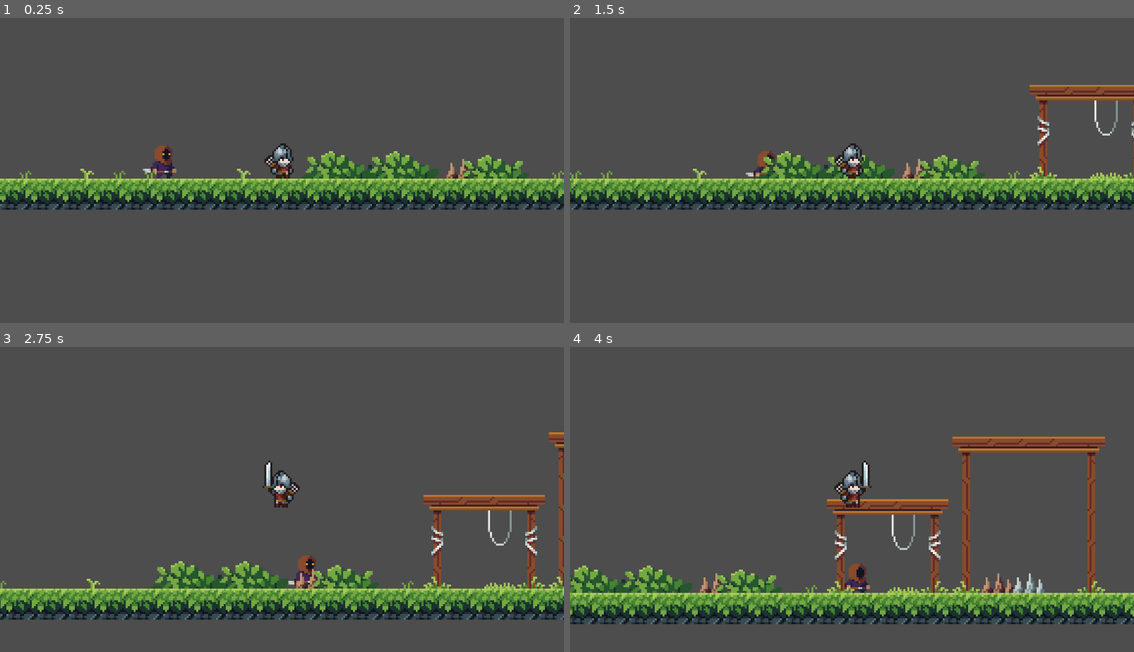
Above: before the commit, frames 1-4 (two rows, left to right).
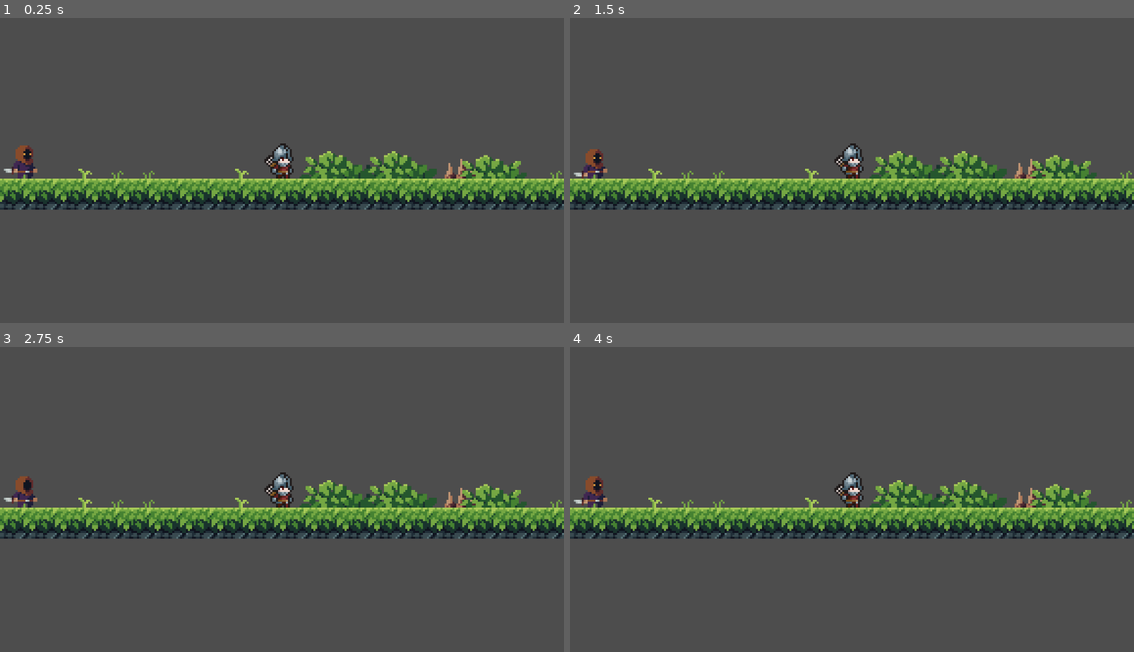
Above: after the commit, the same moments.

Repository: Sekaii22/super-gd-game
Game: Godot game, scene res://Assets/Scenes/game.tscn
Two runs of this game, one before a commit and one after it. Both use one fixed random seed, a clock stepped at 60 frames per second and the inputs below.
Inputs (mouse positions are in pixels of both pictures, inside the frame that each line leads up to):
- Up to frame 1 (0.25 s): no input
- Up to frame 2 (1.5 s): move the mouse to (976, 149) at 0.52 s; hold D (move-right) from 0.53 s (still down); click (976, 149) at 0.6 s; tap Space (jump) at 0.77, 0.8, 1.07, 1.35 s; move the mouse to (739, 179) at 1.27 s
- Up to frame 3 (2.75 s): tap Space (jump) at 1.52, 1.82, 2.3 s; click (169, 508) at 1.55 s; move the mouse to (338, 423) at 2.02 s; release D (move-right) at 2.03 s; hold A (move-left) from 2.03 s (still down); click (338, 423) at 2.1 s
- Up to frame 4 (4 s): move the mouse to (823, 557) at 2.77 s; release A (move-left) at 2.78 s; hold D (move-right) from 2.78 s (still down); click (823, 557) at 2.85 s; tap Space (jump) at 3.02, 3.32, 3.6, 3.77 s; move the mouse to (1021, 542) at 3.52 s

The runs differ from the first frame. In frame 1, 6.9% of the frame differs, in the area x 0-100%, y 41-63%; in frame 2, 11%; in frame 3, 26%; in frame 4, 28%, in the area x 0-100%, y 29-91%.
Error after the commit: Parse Error: Identifier "animated_sprite" not declared in the current scope. (res://Assets/Scripts/player.gd:25)

Commit message:
Changed animation resposibility from AnimatedSprite2D to AnimationPlayer

Diff:
--- a/Assets/Scenes/enemy.tscn
+++ b/Assets/Scenes/enemy.tscn
@@ -28,6 +28,22 @@
 atlas = ExtResource("1_ot33t")
 region = Rect2(240, 64, 48, 32)
 
+[sub_resource type="AtlasTexture" id="AtlasTexture_dj8aj"]
+atlas = ExtResource("1_ot33t")
+region = Rect2(0, 96, 48, 32)
+
+[sub_resource type="AtlasTexture" id="AtlasTexture_jhlxs"]
+atlas = ExtResource("1_ot33t")
+region = Rect2(48, 96, 48, 32)
+
+[sub_resource type="AtlasTexture" id="AtlasTexture_rht5l"]
+atlas = ExtResource("1_ot33t")
+region = Rect2(96, 96, 48, 32)
+
+[sub_resource type="AtlasTexture" id="AtlasTexture_0mfkh"]
+atlas = ExtResource("1_ot33t")
+region = Rect2(144, 96, 48, 32)
+
 [sub_resource type="AtlasTexture" id="AtlasTexture_wwwyg"]
 atlas = ExtResource("1_ot33t")
 region = Rect2(0, 128, 48, 32)
@@ -35,22 +51,6 @@
 [sub_resource type="AtlasTexture" id="AtlasTexture_p4853"]
 atlas = ExtResource("1_ot33t")
 region = Rect2(48, 128, 48, 32)
-
-[sub_resource type="AtlasTexture" id="AtlasTexture_dj8aj"]
-atlas = ExtResource("1_ot33t")
-region = Rect2(0, 96, 48, 32)
-
-[sub_resource type="AtlasTexture" id="AtlasTexture_jhlxs"]
-atlas = ExtResource("1_ot33t")
-region = Rect2(48, 96, 48, 32)
-
-[sub_resource type="AtlasTexture" id="AtlasTexture_rht5l"]
-atlas = ExtResource("1_ot33t")
-region = Rect2(96, 96, 48, 32)
-
-[sub_resource type="AtlasTexture" id="AtlasTexture_0mfkh"]
-atlas = ExtResource("1_ot33t")
-region = Rect2(144, 96, 48, 32)
 
 [sub_resource type="AtlasTexture" id="AtlasTexture_siceg"]
 atlas = ExtResource("1_ot33t")
@@ -130,8 +130,25 @@
 "texture": SubResource("AtlasTexture_jq3vv")
 }],
 "loop": false,
-"name": &"Attack",
+"name": &"attack",
 "speed": 9.0
+}, {
+"frames": [{
+"duration": 1.0,
+"texture": SubResource("AtlasTexture_dj8aj")
+}, {
+"duration": 1.0,
+"texture": SubResource("AtlasTexture_jhlxs")
+}, {
+"duration": 1.0,
+"texture": SubResource("AtlasTexture_rht5l")
+}, {
+"duration": 1.0,
+"texture": SubResource("AtlasTexture_0mfkh")
+}],
+"loop": false,
+"name": &"death",
+"speed": 7.0
 }, {
 "frames": [{
 "duration": 1.0,
@@ -141,25 +158,8 @@
 "texture": SubResource("AtlasTexture_p4853")
 }],
 "loop": false,
-"name": &"Damaged",
+"name": &"hurt",
 "speed": 5.0
-}, {
-"frames": [{
-"duration": 1.0,
-"texture": SubResource("AtlasTexture_dj8aj")
-}, {
-"duration": 1.0,
-"texture": SubResource("AtlasTexture_jhlxs")
-}, {
-"duration": 1.0,
-"texture": SubResource("AtlasTexture_rht5l")
-}, {
-"duration": 1.0,
-"texture": SubResource("AtlasTexture_0mfkh")
-}],
-"loop": false,
-"name": &"Death",
-"speed": 7.0
 }, {
 "frames": [{
 "duration": 1.0,
@@ -184,7 +184,7 @@
 "texture": SubResource("AtlasTexture_wr75w")
 }],
 "loop": true,
-"name": &"Idle",
+"name": &"idle",
 "speed": 8.0
 }, {
 "frames": [{
@@ -210,7 +210,7 @@
 "texture": SubResource("AtlasTexture_jh2km")
 }],
 "loop": true,
-"name": &"Running",
+"name": &"run",
 "speed": 9.0
 }]
 
@@ -218,15 +218,233 @@
 radius = 4.5
 height = 18.0
 
-[node name="Enemy" type="AnimatedSprite2D"]
+[sub_resource type="Animation" id="Animation_e30as"]
+resource_name = "idle"
+length = 0.79
+loop_mode = 1
+tracks/0/type = "value"
+tracks/0/imported = false
+tracks/0/enabled = true
+tracks/0/path = NodePath("AnimatedSprite2D:animation")
+tracks/0/interp = 1
+tracks/0/loop_wrap = true
+tracks/0/keys = {
+"times": PackedFloat32Array(0),
+"transitions": PackedFloat32Array(1),
+"update": 1,
+"values": [&"idle"]
+}
+tracks/1/type = "value"
+tracks/1/imported = false
+tracks/1/enabled = true
+tracks/1/path = NodePath("AnimatedSprite2D:frame")
+tracks/1/interp = 1
+tracks/1/loop_wrap = true
+tracks/1/keys = {
+"times": PackedFloat32Array(0, 0.106667, 0.213333, 0.32, 0.426667, 0.533333, 0.64),
+"transitions": PackedFloat32Array(1, 1, 1, 1, 1, 1, 1),
+"update": 1,
+"values": [0, 1, 2, 3, 4, 5, 6]
+}
+
+[sub_resource type="Animation" id="Animation_bu1q4"]
+length = 0.001
+tracks/0/type = "value"
+tracks/0/imported = false
+tracks/0/enabled = true
+tracks/0/path = NodePath("AnimatedSprite2D:animation")
+tracks/0/interp = 1
+tracks/0/loop_wrap = true
+tracks/0/keys = {
+"times": PackedFloat32Array(0),
+"transitions": PackedFloat32Array(1),
+"update": 1,
+"values": [&"idle"]
+}
+tracks/1/type = "value"
+tracks/1/imported = false
+tracks/1/enabled = true
+tracks/1/path = NodePath("AnimatedSprite2D:frame")
+tracks/1/interp = 1
+tracks/1/loop_wrap = true
+tracks/1/keys = {
+"times": PackedFloat32Array(0),
+"transitions": PackedFloat32Array(1),
+"update": 1,
+"values": [0]
+}
+
+[sub_resource type="Animation" id="Animation_fh6i7"]
+resource_name = "run"
+length = 0.716
+loop_mode = 1
+tracks/0/type = "value"
+tracks/0/imported = false
+tracks/0/enabled = true
+tracks/0/path = NodePath("AnimatedSprite2D:animation")
+tracks/0/interp = 1
+tracks/0/loop_wrap = true
+tracks/0/keys = {
+"times": PackedFloat32Array(0),
+"transitions": PackedFloat32Array(1),
+"update": 1,
+"values": [&"run"]
+}
+tracks/1/type = "value"
+tracks/1/imported = false
+tracks/1/enabled = true
+tracks/1/path = NodePath("AnimatedSprite2D:frame")
+tracks/1/interp = 1
+tracks/1/loop_wrap = true
+tracks/1/keys = {
+"times": PackedFloat32Array(0, 0.1, 0.2, 0.3, 0.4, 0.5, 0.6),
+"transitions": PackedFloat32Array(1, 1, 1, 1, 1, 1, 1),
+"update": 1,
+"values": [0, 1, 2, 3, 4, 5, 6]
+}
+
+[sub_resource type="Animation" id="Animation_bb082"]
+resource_name = "hurt"
+length = 0.3
+tracks/0/type = "value"
+tracks/0/imported = false
+tracks/0/enabled = true
+tracks/0/path = NodePath("AnimatedSprite2D:animation")
+tracks/0/interp = 1
+tracks/0/loop_wrap = true
+tracks/0/keys = {
+"times": PackedFloat32Array(0),
+"transitions": PackedFloat32Array(1),
+"update": 1,
+"values": [&"hurt"]
+}
+tracks/1/type = "value"
+tracks/1/imported = false
+tracks/1/enabled = true
+tracks/1/path = NodePath("AnimatedSprite2D:frame")
+tracks/1/interp = 1
+tracks/1/loop_wrap = true
+tracks/1/keys = {
+"times": PackedFloat32Array(0, 0.2),
+"transitions": PackedFloat32Array(1, 1),
+"update": 1,
+"values": [0, 1]
+}
+tracks/2/type = "method"
+tracks/2/imported = false
+tracks/2/enabled = false
+tracks/2/path = NodePath(".")
+tracks/2/interp = 1
+tracks/2/loop_wrap = true
+tracks/2/keys = {
+"times": PackedFloat32Array(0.0666667),
+"transitions": PackedFloat32Array(1),
+"values": [{
+"args": [Vector2(-10, 0)],
+"method": &"translate"
+}]
+}
+
+[sub_resource type="Animation" id="Animation_ohs1x"]
+resource_name = "death"
+length = 0.6
+tracks/0/type = "value"
+tracks/0/imported = false
+tracks/0/enabled = true
+tracks/0/path = NodePath("AnimatedSprite2D:animation")
+tracks/0/interp = 1
+tracks/0/loop_wrap = true
+tracks/0/keys = {
+"times": PackedFloat32Array(0),
+"transitions": PackedFloat32Array(1),
+"update": 1,
+"values": [&"death"]
+}
+tracks/1/type = "value"
+tracks/1/imported = false
+tracks/1/enabled = true
+tracks/1/path = NodePath("AnimatedSprite2D:frame")
+tracks/1/interp = 1
+tracks/1/loop_wrap = true
+tracks/1/keys = {
+"times": PackedFloat32Array(0, 0.133333, 0.266667, 0.4),
+"transitions": PackedFloat32Array(1, 1, 1, 1),
+"update": 1,
+"values": [0, 1, 2, 3]
+}
+tracks/2/type = "method"
+tracks/2/imported = false
+tracks/2/enabled = true
+tracks/2/path = NodePath(".")
+tracks/2/interp = 1
+tracks/2/loop_wrap = true
+tracks/2/keys = {
+"times": PackedFloat32Array(0.6),
+"transitions": PackedFloat32Array(1),
+"values": [{
+"args": [],
+"method": &"queue_free"
+}]
+}
+
+[sub_resource type="Animation" id="Animation_h614v"]
+resource_name = "attack"
+length = 0.6
+tracks/0/type = "value"
+tracks/0/imported = false
+tracks/0/enabled = true
+tracks/0/path = NodePath("AnimatedSprite2D:animation")
+tracks/0/interp = 1
+tracks/0/loop_wrap = true
+tracks/0/keys = {
+"times": PackedFloat32Array(0),
+"transitions": PackedFloat32Array(1),
+"update": 1,
+"values": [&"attack"]
+}
+tracks/1/type = "value"
+tracks/1/imported = false
+tracks/1/enabled = true
+tracks/1/path = NodePath("AnimatedSprite2D:frame")
+tracks/1/interp = 1
+tracks/1/loop_wrap = true
+tracks/1/keys = {
+"times": PackedFloat32Array(0, 0.0666667, 0.166667, 0.266667, 0.366667, 0.466667),
+"transitions": PackedFloat32Array(1, 1, 1, 1, 1, 1),
+"update": 1,
+"values": [0, 1, 2, 3, 4, 5]
+}
+
+[sub_resource type="AnimationLibrary" id="AnimationLibrary_7qj8l"]
+_data = {
+"RESET": SubResource("Animation_bu1q4"),
+"attack": SubResource("Animation_h614v"),
+"death": SubResource("Animation_ohs1x"),
+"hurt": SubResource("Animation_bb082"),
+"idle": SubResource("Animation_e30as"),
+"run": SubResource("Animation_fh6i7")
+}
+
+[node name="Node2D" type="Node2D"]
+z_index = 1
+script = ExtResource("2_v0apq")
+
+[node name="AnimatedSprite2D" type="AnimatedSprite2D" parent="."]
 position = Vector2(0, -16)
 sprite_frames = SubResource("SpriteFrames_2f8hu")
-animation = &"Attack"
-autoplay = "Idle"
-script = ExtResource("2_v0apq")
+animation = &"idle"
 
 [node name="Killzone" parent="." instance=ExtResource("3_inkes")]
+position = Vector2(0, -16)
 
 [node name="CollisionShape2D" type="CollisionShape2D" parent="Killzone"]
 position = Vector2(1.5, 7)
 shape = SubResource("CapsuleShape2D_mj2n6")
+
+[node name="AnimationPlayer" type="AnimationPlayer" parent="."]
+libraries = {
+"": SubResource("AnimationLibrary_7qj8l")
+}
+autoplay = "idle"
+
+[connection signal="body_entered" from="Killzone" to="." method="_on_killzone_body_entered"]
--- a/Assets/Scenes/game.tscn
+++ b/Assets/Scenes/game.tscn
@@ -10,7 +10,7 @@
 [node name="Node2D" type="Node2D"]
 
 [node name="Player" parent="." instance=ExtResource("1_djm4j")]
-position = Vector2(-71, -2)
+position = Vector2(-70, 0)
 
 [node name="Camera2D" type="Camera2D" parent="Player"]
 position = Vector2(0, -7)
@@ -18,7 +18,7 @@
 limit_bottom = 150
 
 [node name="Enemy" parent="." instance=ExtResource("2_vraee")]
-position = Vector2(-148, -16)
+position = Vector2(-203, 0)
 
 [node name="Map" parent="." instance=ExtResource("3_3p7se")]
 position = Vector2(-211, 0)
--- a/Assets/Scenes/player.tscn
+++ b/Assets/Scenes/player.tscn
@@ -243,6 +243,214 @@
 radius = 4.0
 height = 16.0
 
+[sub_resource type="Animation" id="Animation_mmwnm"]
+resource_name = "idle"
+length = 0.75
+loop_mode = 1
+tracks/0/type = "value"
+tracks/0/imported = false
+tracks/0/enabled = true
+tracks/0/path = NodePath("AnimatedSprite2D:animation")
+tracks/0/interp = 1
+tracks/0/loop_wrap = true
+tracks/0/keys = {
+"times": PackedFloat32Array(0),
+"transitions": PackedFloat32Array(1),
+"update": 1,
+"values": [&"idle"]
+}
+tracks/1/type = "value"
+tracks/1/imported = false
+tracks/1/enabled = true
+tracks/1/path = NodePath("AnimatedSprite2D:frame")
+tracks/1/interp = 1
+tracks/1/loop_wrap = true
+tracks/1/keys = {
+"times": PackedFloat32Array(0, 0.133333, 0.266667, 0.4, 0.533333, 0.666667),
+"transitions": PackedFloat32Array(1, 1, 1, 1, 1, 1),
+"update": 1,
+"values": [0, 1, 2, 3, 4, 5]
+}
+
+[sub_resource type="Animation" id="Animation_qbv4w"]
+length = 0.001
+tracks/0/type = "value"
+tracks/0/imported = false
+tracks/0/enabled = true
+tracks/0/path = NodePath("AnimatedSprite2D:animation")
+tracks/0/interp = 1
+tracks/0/loop_wrap = true
+tracks/0/keys = {
+"times": PackedFloat32Array(0),
+"transitions": PackedFloat32Array(1),
+"update": 1,
+"values": [&"idle"]
+}
+tracks/1/type = "value"
+tracks/1/imported = false
+tracks/1/enabled = true
+tracks/1/path = NodePath("AnimatedSprite2D:frame")
+tracks/1/interp = 1
+tracks/1/loop_wrap = true
+tracks/1/keys = {
+"times": PackedFloat32Array(0),
+"transitions": PackedFloat32Array(1),
+"update": 1,
+"values": [0]
+}
+
+[sub_resource type="Animation" id="Animation_l2alc"]
+resource_name = "run"
+loop_mode = 1
+tracks/0/type = "value"
+tracks/0/imported = false
+tracks/0/enabled = true
+tracks/0/path = NodePath("AnimatedSprite2D:animation")
+tracks/0/interp = 1
+tracks/0/loop_wrap = true
+tracks/0/keys = {
+"times": PackedFloat32Array(0),
+"transitions": PackedFloat32Array(1),
+"update": 1,
+"values": [&"run"]
+}
+tracks/1/type = "value"
+tracks/1/imported = false
+tracks/1/enabled = true
+tracks/1/path = NodePath("AnimatedSprite2D:frame")
+tracks/1/interp = 1
+tracks/1/loop_wrap = true
+tracks/1/keys = {
+"times": PackedFloat32Array(0, 0.133333, 0.266667, 0.4, 0.533333, 0.666667, 0.8, 0.933333),
+"transitions": PackedFloat32Array(1, 1, 1, 1, 1, 1, 1, 1),
+"update": 1,
+"values": [0, 1, 2, 3, 4, 5, 6, 7]
+}
+
+[sub_resource type="Animation" id="Animation_vkf0q"]
+resource_name = "jump"
+length = 0.08
+tracks/0/type = "value"
+tracks/0/imported = false
+tracks/0/enabled = true
+tracks/0/path = NodePath("AnimatedSprite2D:animation")
+tracks/0/interp = 1
+tracks/0/loop_wrap = true
+tracks/0/keys = {
+"times": PackedFloat32Array(0),
+"transitions": PackedFloat32Array(1),
+"update": 1,
+"values": [&"jump"]
+}
+tracks/1/type = "value"
+tracks/1/imported = false
+tracks/1/enabled = true
+tracks/1/path = NodePath("AnimatedSprite2D:frame")
+tracks/1/interp = 1
+tracks/1/loop_wrap = true
+tracks/1/keys = {
+"times": PackedFloat32Array(0),
+"transitions": PackedFloat32Array(1),
+"update": 1,
+"values": [0]
+}
+
+[sub_resource type="Animation" id="Animation_28cf2"]
+resource_name = "hurt"
+length = 0.39
+tracks/0/type = "value"
+tracks/0/imported = false
+tracks/0/enabled = true
+tracks/0/path = NodePath("AnimatedSprite2D:animation")
+tracks/0/interp = 1
+tracks/0/loop_wrap = true
+tracks/0/keys = {
+"times": PackedFloat32Array(0),
+"transitions": PackedFloat32Array(1),
+"update": 1,
+"values": [&"hurt"]
+}
+tracks/1/type = "value"
+tracks/1/imported = false
+tracks/1/enabled = true
+tracks/1/path = NodePath("AnimatedSprite2D:frame")
+tracks/1/interp = 1
+tracks/1/loop_wrap = true
+tracks/1/keys = {
+"times": PackedFloat32Array(0, 0.1, 0.2, 0.3),
+"transitions": PackedFloat32Array(1, 1, 1, 1),
+"update": 1,
+"values": [0, 1, 2, 3]
+}
+
+[sub_resource type="Animation" id="Animation_ino6i"]
+resource_name = "death"
+length = 0.601
+tracks/0/type = "value"
+tracks/0/imported = false
+tracks/0/enabled = true
+tracks/0/path = NodePath("AnimatedSprite2D:animation")
+tracks/0/interp = 1
+tracks/0/loop_wrap = true
+tracks/0/keys = {
+"times": PackedFloat32Array(0),
+"transitions": PackedFloat32Array(1),
+"update": 1,
+"values": [&"death"]
+}
+tracks/1/type = "value"
+tracks/1/imported = false
+tracks/1/enabled = true
+tracks/1/path = NodePath("AnimatedSprite2D:frame")
+tracks/1/interp = 1
+tracks/1/loop_wrap = true
+tracks/1/keys = {
+"times": PackedFloat32Array(0, 0.133333, 0.333333, 0.466667),
+"transitions": PackedFloat32Array(1, 1, 1, 1),
+"update": 1,
+"values": [0, 1, 2, 3]
+}
+
+[sub_resource type="Animation" id="Animation_ne7tl"]
+resource_name = "attack"
+length = 0.3775
+step = 0.02
+tracks/0/type = "value"
+tracks/0/imported = false
+tracks/0/enabled = true
+tracks/0/path = NodePath("AnimatedSprite2D:animation")
+tracks/0/interp = 1
+tracks/0/loop_wrap = true
+tracks/0/keys = {
+"times": PackedFloat32Array(0),
+"transitions": PackedFloat32Array(1),
+"update": 1,
+"values": [&"attack"]
+}
+tracks/1/type = "value"
+tracks/1/imported = false
+tracks/1/enabled = true
+tracks/1/path = NodePath("AnimatedSprite2D:frame")
+tracks/1/interp = 1
+tracks/1/loop_wrap = true
+tracks/1/keys = {
+"times": PackedFloat32Array(0, 0.06, 0.12, 0.18, 0.24, 0.3),
+"transitions": PackedFloat32Array(1, 1, 1, 1, 1, 1),
+"update": 1,
+"values": [0, 1, 2, 3, 4, 5]
+}
+
+[sub_resource type="AnimationLibrary" id="AnimationLibrary_mqy4a"]
+_data = {
+"RESET": SubResource("Animation_qbv4w"),
+"attack": SubResource("Animation_ne7tl"),
+"death": SubResource("Animation_ino6i"),
+"hurt": SubResource("Animation_28cf2"),
+"idle": SubResource("Animation_mmwnm"),
+"jump": SubResource("Animation_vkf0q"),
+"run": SubResource("Animation_l2alc")
+}
+
 [node name="Player" type="CharacterBody2D"]
 z_index = 5
 script = ExtResource("1_qd8uc")
@@ -250,9 +458,14 @@
 [node name="AnimatedSprite2D" type="AnimatedSprite2D" parent="."]
 position = Vector2(0, -7)
 sprite_frames = SubResource("SpriteFrames_8inxj")
-animation = &"attack"
+animation = &"idle"
 autoplay = "idle"
 
 [node name="CollisionShape2D" type="CollisionShape2D" parent="."]
 position = Vector2(0, -8)
 shape = SubResource("CapsuleShape2D_uugn1")
+
+[node name="AnimationPlayer" type="AnimationPlayer" parent="."]
+libraries = {
+"": SubResource("AnimationLibrary_mqy4a")
+}
--- a/Assets/Scripts/enemy.gd
+++ b/Assets/Scripts/enemy.gd
@@ -1,12 +1,24 @@
-extends AnimatedSprite2D
+extends Node2D
 
 const SPEED = 60
+
+@export var health = 50
+@onready var animation_player: AnimationPlayer = $AnimationPlayer
 
 # Called when the node enters the scene tree for the first time.
 func _ready() -> void:
 	pass # Replace with function body.
 
-
 # Called every frame. 'delta' is the elapsed time since the previous frame.
 func _process(delta: float) -> void:
-	position.x += delta * SPEED
+	#position.x += delta * SPEED
+	pass
+
+
+func _on_killzone_body_entered(body: Node2D) -> void:
+	if body.name == "Player":
+		health -= 10
+		if health <= 0:
+			animation_player.play("death")
+		else:
+			animation_player.play("hurt")
--- a/Assets/Scripts/player.gd
+++ b/Assets/Scripts/player.gd
@@ -3,7 +3,8 @@
 
 const SPEED = 100.0
 const JUMP_VELOCITY = -300.0
-@onready var animated_sprite: AnimatedSprite2D = $AnimatedSprite2D
+
+@onready var animation_player: AnimationPlayer = $AnimationPlayer
 
 var health = 100
 
@@ -26,17 +27,17 @@
 		animated_sprite.flip_h = false
 
 	# Animation
-	if animated_sprite.animation == "attack" and animated_sprite.is_playing():
+	if animation_player.current_animation == "attack" and animation_player.is_playing():
 		if is_on_floor():
 			velocity.x = 0
 	else:
 		if is_on_floor():
 			if direction == 0:
-				animated_sprite.play("idle")
+				animation_player.play("idle")
 			else:
-				animated_sprite.play("run")
+				animation_player.play("run")
 		else:
-			animated_sprite.play("jump")
+			animation_player.play("jump")
 			#Jump animation is temporary
 
 		# Movement
@@ -46,6 +47,6 @@
 			velocity.x = move_toward(velocity.x, 0, SPEED)
 
 	if Input.is_action_just_pressed("attack"):
-		animated_sprite.play("attack")
+		animation_player.play("attack")
 
 	move_and_slide()
Not shown: 1 places in Assets/Scenes/enemy.tscn that only renumber resources
Not shown: 1 places in Assets/Scenes/player.tscn that only renumber resources
